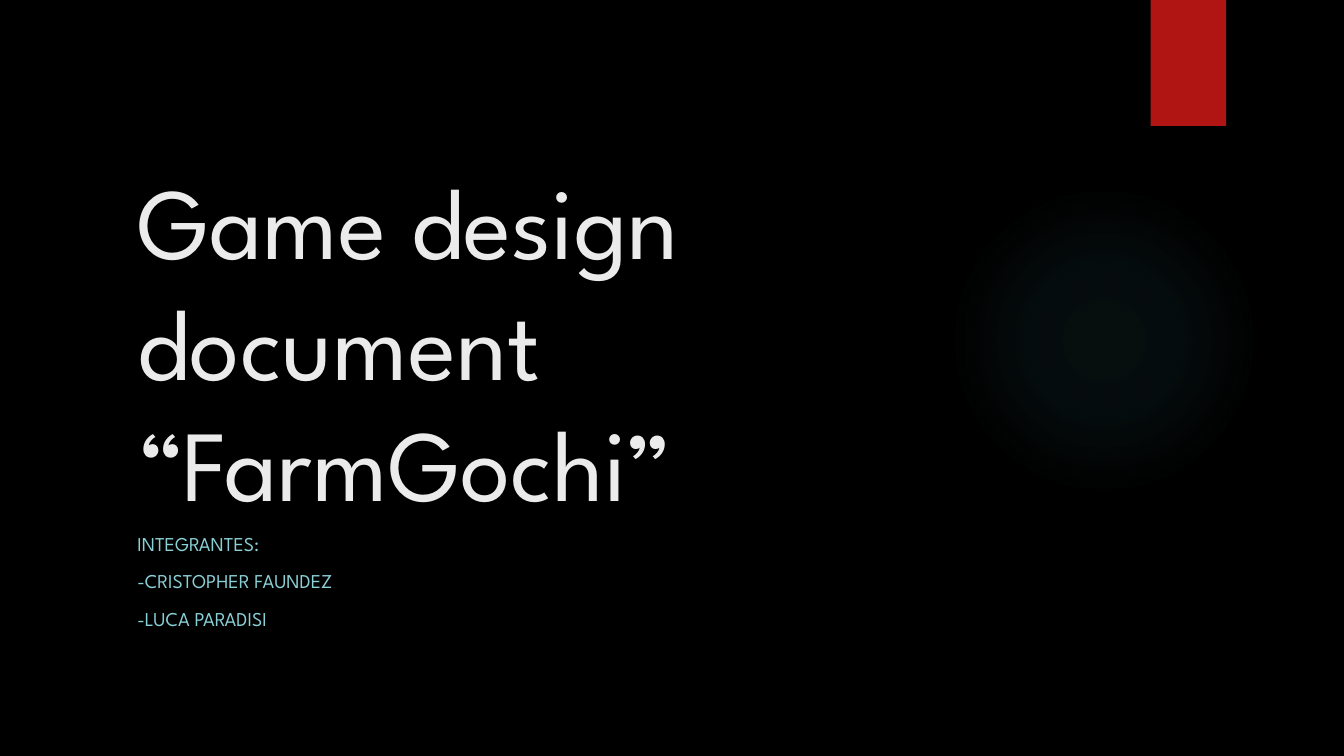
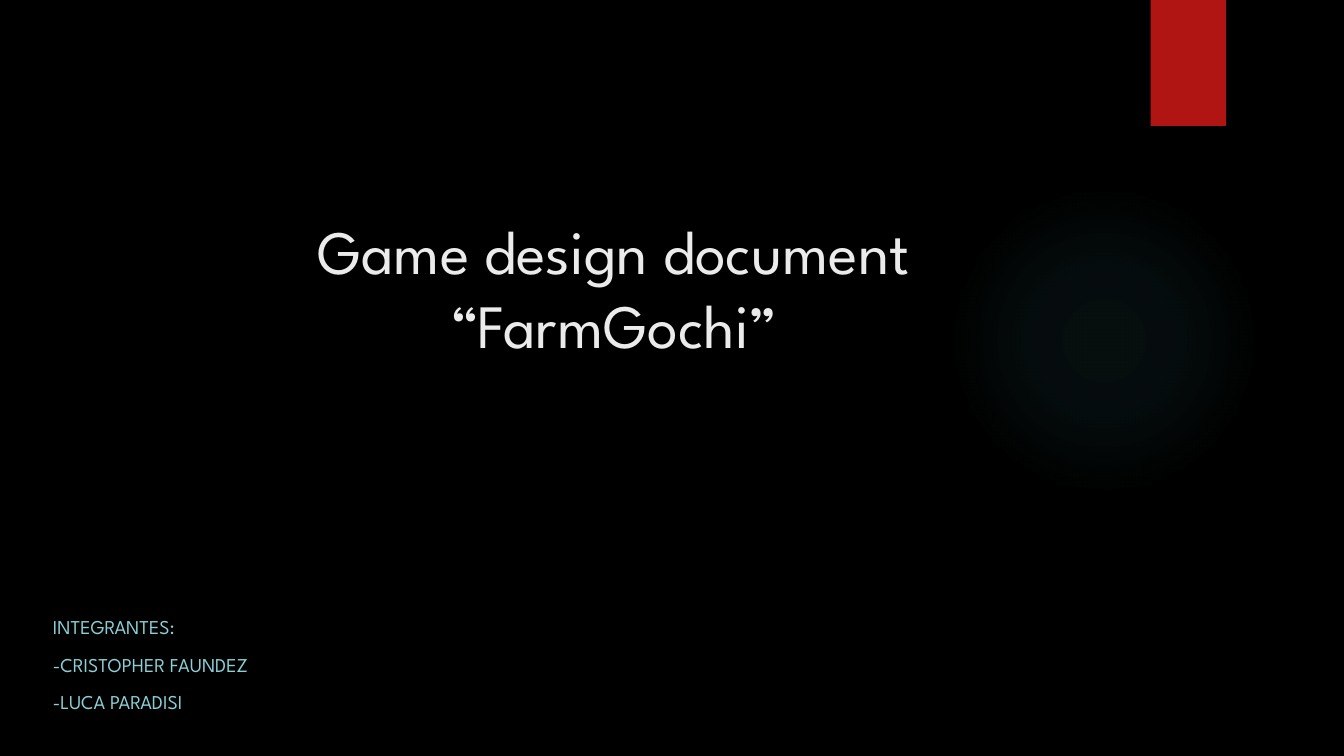
Before and after one commit to CristopherNicolas/Animales-Trabajo, a slide deck: slide 1 of Game design document farmGochi.pptx. Drawn at 1344x756 pixels with LibreOffice and Linux fonts; fonts in the diff are those of the drawing; background and template pictures are left out. Boxes give left, top, right and bottom in pixels: in the first picture for what was removed or moved away, otherwise in the second. Text is boxed around its words. In the diff, an @@ line names an element or a change of style, - is before the commit and + after.

```diff
--- a/Game design document farmGochi.pptx
+++ b/Game design document farmGochi.pptx
@@ title "Game design document “FarmGochi”" moved from (x1=137, y1=189, x2=679, y2=503) to (x1=317, y1=231, x2=909, y2=349) @@
@@ title "Game design document “FarmGochi”" at (x1=317, y1=231, x2=909, y2=349): size 72 to 44 pt; alignment left to centre @@
@@ subtitle "INTEGRANTES:" moved from (x1=137, y1=538, x2=332, y2=627) to (x1=53, y1=621, x2=248, y2=710) @@
```
Also in this commit, not shown: 5 other slides changed, 17 other files.
